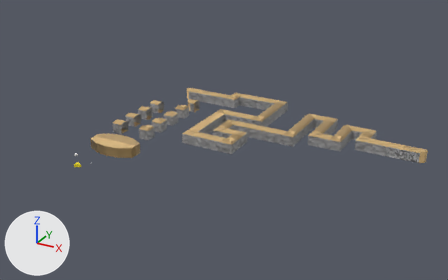
Before and after pictures for a commit that changed the Blender file Assets/sewer_speedway1.blend.
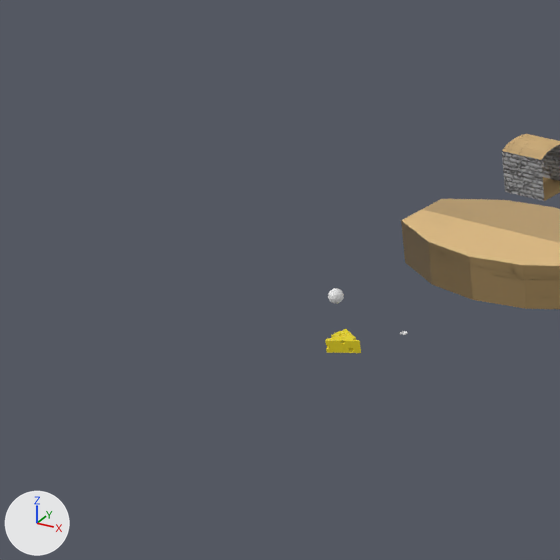
Each version appears first whole from a camera (50 mm lens) standing at (34.83, -41.85, 22.71) and looking at (12.06, -0.47, 2.01), and next in a close-up on the part from 1% to 28% of the width and 32% to 76% of the height. Every picture has the same lights, and +X, +Y and +Z are marked at lower left.

The first close-up shows 'Cheese', 'Cube', 'Rat Body', 'Track_Flat'.
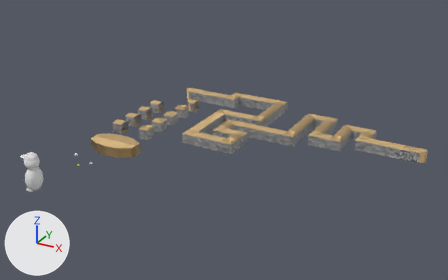
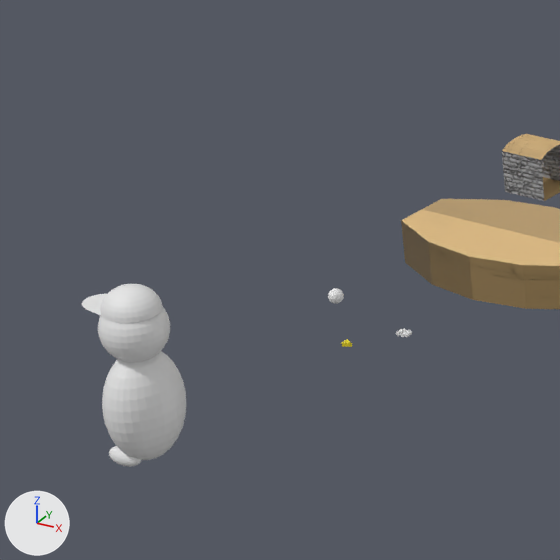
Boxes (x1, y1, x2, y2) around the edits, measured in the close-ups (560 x 560 px):
'Body', added
    after: (102, 351, 186, 460)
'Head', added
    after: (98, 307, 170, 362)
'Sphere', added
    after: (82, 284, 163, 323)
'Cheese', rescaled
    before: (325, 329, 361, 353)
    after: (341, 339, 352, 347)
'Feet', added
    after: (109, 446, 141, 467)
'Cube', rescaled
    before: (400, 331, 408, 335)
    after: (396, 329, 412, 337)

Edits to the bpy script that builds the scene:
```text
Add me_sphere_003:
    me_sphere_003.from_pydata(...)  # 266 vertices, 266 faces; spans x -0.593..0.3, y -0.3..0.3, z 0.0..0.3
Add me_sphere_001:
    me_sphere_001.from_pydata(...)  # a UV sphere (32 segments, 16 rings, poles along z) spanning x -1.0..1.0, y -1.0..1.0, z -1.0..1.0
Add me_sphere_002:
    me_sphere_002.from_pydata(...)  # a UV sphere (32 segments, 16 rings, poles along z) spanning x -0.3..0.3, y -0.3..0.3, z -0.3..0.3
Add me_sphere:
    me_sphere.from_pydata(...)  # a UV sphere (32 segments, 16 rings, poles along z) spanning x -1.0..1.0, y -1.0..1.0, z -1.0..1.0
Change ob_cheese:
    ob_cheese.scale: (0.278, 0.278, 0.22) -> (0.0852, 0.0852, 0.0676)
Change ob_cube:
    ob_cube.scale: (0.014, 0.0118, 0.014) -> (0.0294, 0.0249, 0.0294)
Add ob_sphere:
    ob_sphere = bpy.data.objects.new('Sphere', me_sphere_003)
    ob_sphere.location = (2.0, -12.0, 2.85)
    ob_sphere.scale = (1.68, 1.6, 1.42)
Add ob_feet:
    ob_feet = bpy.data.objects.new('Feet', me_sphere_002)
    ob_feet.location = (1.77, -12.36, 0.27)
    ob_feet.scale = (1.12, 0.53, 0.536)
    _m = ob_feet.modifiers.new('Mirror', 'MIRROR')
    _m.use_axis = (False, True, False)
    _m.mirror_object = ob_body
Add ob_body:
    ob_body = bpy.data.objects.new('Body', me_sphere_001)
    ob_body.location = (2.0, -12.0, 1.14)
    ob_body.scale = (0.579, 0.744, 1.0)
Add ob_head:
    ob_head = bpy.data.objects.new('Head', me_sphere)
    ob_head.location = (2.0, -12.0, 2.53)
    ob_head.scale = (0.57, 0.57, 0.57)
```
